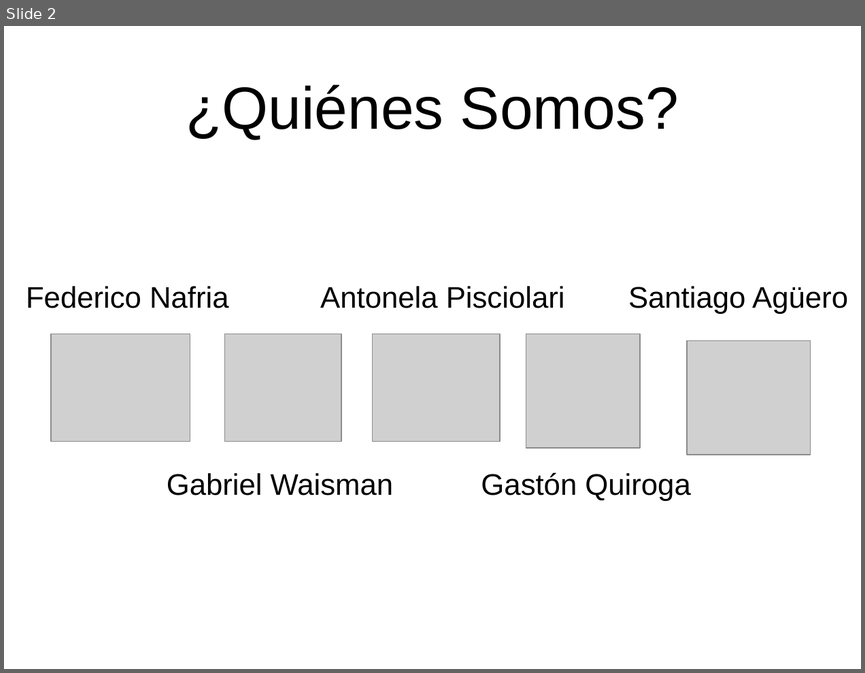
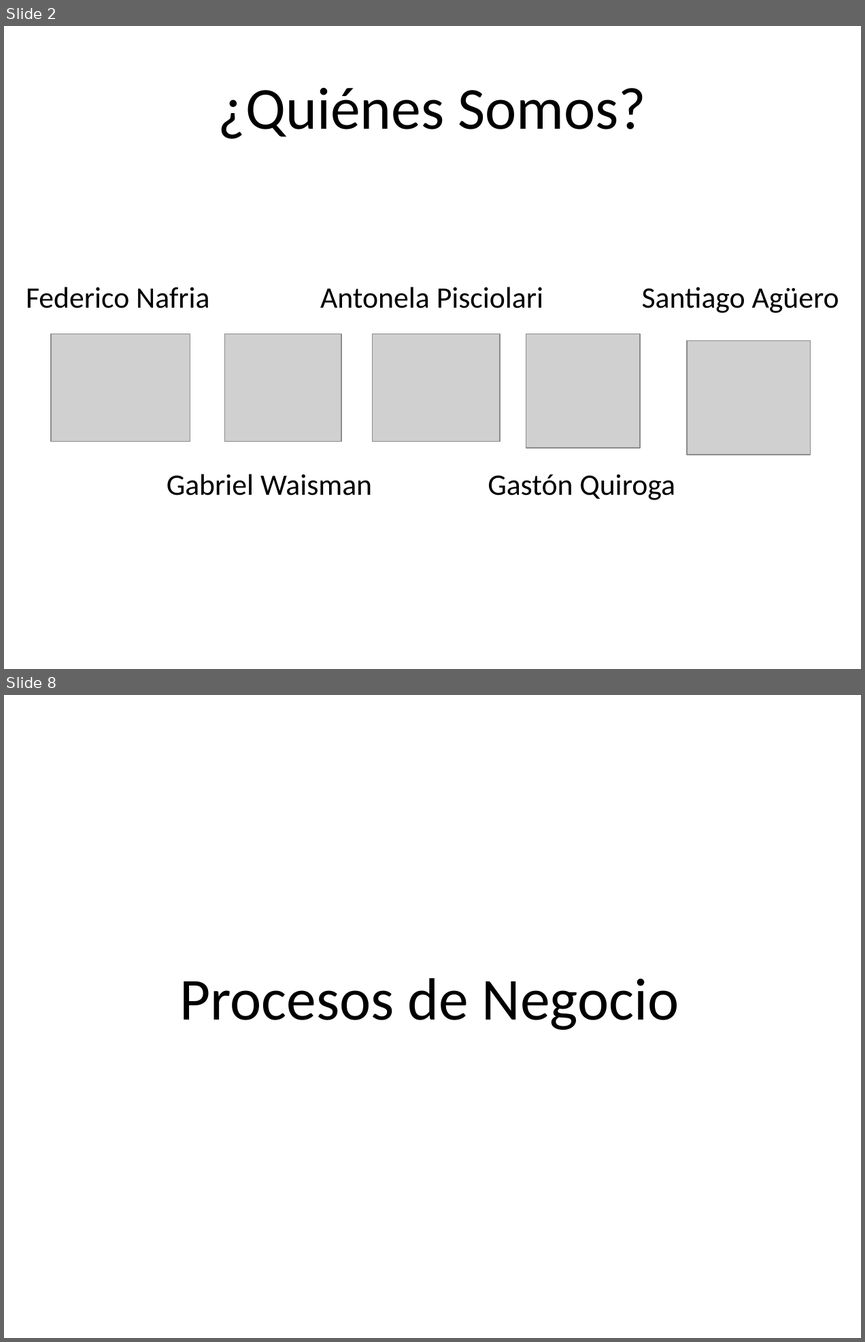
Before and after one commit to raulcareno/fruterio-kiwi-team, a slide deck: Presentaciones/Informe Preliminar.pptx. Shown one above the other, each under a label of ours: slide 2 before the commit, slides 2 and 8 after it; the slides between them are not shown. The pictures are 865x673 and 865x1342 pixels, drawn with LibreOffice and Linux fonts; fonts in the diff are those of the drawing; grey boxes stand for pictures; background and template pictures are left out. Boxes give left, top, right and bottom in pixels: in the first picture for what was removed or moved away, otherwise in the second. Text is boxed around its words. In the diff, an @@ line names an element or a change of style, - is before the commit and + after.

```diff
--- a/Presentaciones/Informe Preliminar.pptx
+++ b/Presentaciones/Informe Preliminar.pptx
@@ slide 8 added at (4, 695, 861, 1338), background picture (left out) @@
@@ text added at (179, 978, 679, 1030), 50 pt, text #000000 @@
+Procesos de Negocio
@@ slide 2 changed as well @@
@@ font Arial to Calibri in 6 elements at (218, 88, 646, 139), (167, 473, 372, 495), (320, 286, 543, 308), (26, 286, 209, 308), (487, 474, 675, 500), (642, 286, 839, 313) @@
@@ text "Santiago Agüero": place and size @@
-text "Santiago Agüero" at (628, 286, 848, 314)
+text "Santiago Agüero" at (642, 286, 839, 313)
@@ text "Gastón Quiroga": place and size @@
-text "Gastón Quiroga" at (481, 472, 690, 501)
+text "Gastón Quiroga" at (487, 474, 675, 500)
```
Also in this commit, not shown: 23 other slides added, 5 slides removed.
